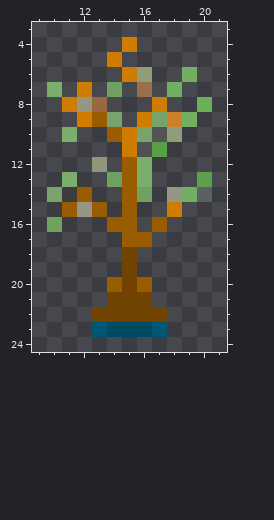
File history of a pixel-art sprite, Resources/Textures/_NF/Objects/Specific/Hydroponics/pear.rsi/stage-4.png. The first picture shows the starting point.
The file is 32x32 pixels. Pixels under 10% opacity are left out. Colours within 5 levels of each other are drawn and written as one. Shown: x 9..21, y 3..24.
The result:
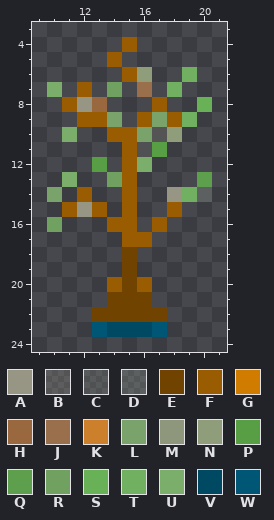
Palette (. is transparent): A #979584  B #a0978d42  C #a1a79433  D #a1a79440  E #704300  F #995c00  G #cf7c00  H #9a683e  J #9a704c  K #cc802c  L #7aa26b  M #8e977c  N #8f9d7b  P #579e45  Q #5e9f4d  R #70a161  S #69b156  T #72b061  U #7bae6b  V #004963  W #005675
What changed:
Colour G gives way to colour F in row 4 at x 15; in row 5 at x 14; in row 6 at x 15; in row 7 at x 12; in row 8 at x 11 and 17; in row 9 at x 12 and 16.
Colour G gives way to colour F in rows 10 to 11 at x 15; in row 15 at x 18.
Colour K gives way to colour F in row 9 at x 18.
Colour M gives way to colour P in row 12 at x 13.
The author cleared colour R in row 14 at x 16.
The author cleared colour U in row 13 at x 16.
